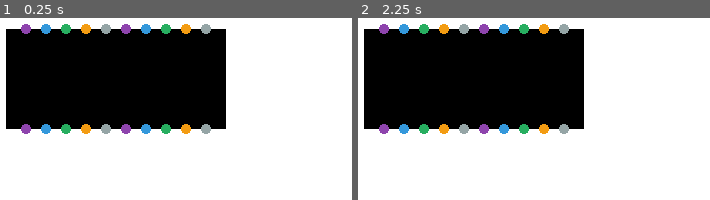
Above: before the commit, frames 1-2 (left to right).
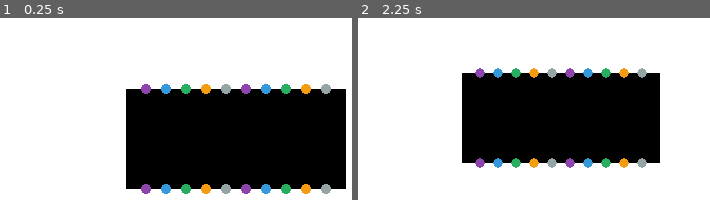
Above: after the commit, the same moments.

Repository: jcronenberg/crISP
Game: Godot game, scene res://scenes/main.tscn
Two runs of this game, one before a commit and one after it. Both use one fixed random seed, a clock stepped at 60 frames per second and the inputs below.
Inputs (mouse positions are in pixels of both pictures, inside the frame that each line leads up to):
- Up to frame 1 (0.25 s): no input
- Up to frame 2 (2.25 s): tap Enter at 0.5, 2 s; drag from (382, 28) to (424, 129) at 0.52 s; tap Space at 1.25 s; drag from (382, 129) to (424, 28) at 1.27 s; move the mouse to (403, 28) at 2.02 s; hold Mouse wheel down (ZoomOut, bound only after the commit) from 2.03 s (still down); click (403, 28) at 2.17 s

The runs differ from the first frame. In frame 1, 59% of the frame differs, in the area x 1-99%, y 3-97%; in frame 2, 43%.

Commit message:
Add camera controls

Diff:
--- a/project.godot
+++ b/project.godot
@@ -34,6 +34,21 @@
 "events": [Object(InputEventMouseButton,"resource_local_to_scene":false,"resource_name":"","device":-1,"window_id":0,"a …(253 unchanged characters)…
 ]
 }
+MClick={
+"deadzone": 0.5,
+"events": [Object(InputEventMouseButton,"resource_local_to_scene":false,"resource_name":"","device":-1,"window_id":0,"alt_pressed":false,"shift_pressed":false,"ctrl_pressed":false,"meta_pressed":false,"button_mask":0,"position":Vector2(0, 0),"global_position":Vector2(0, 0),"factor":1.0,"button_index":3,"canceled":false,"pressed":false,"double_click":false,"script":null)
+]
+}
+ZoomOut={
+"deadzone": 0.5,
+"events": [Object(InputEventMouseButton,"resource_local_to_scene":false,"resource_name":"","device":-1,"window_id":0,"alt_pressed":false,"shift_pressed":false,"ctrl_pressed":false,"meta_pressed":false,"button_mask":0,"position":Vector2(0, 0),"global_position":Vector2(0, 0),"factor":1.0,"button_index":5,"canceled":false,"pressed":false,"double_click":false,"script":null)
+]
+}
+ZoomIn={
+"deadzone": 0.5,
+"events": [Object(InputEventMouseButton,"resource_local_to_scene":false,"resource_name":"","device":-1,"window_id":0,"alt_pressed":false,"shift_pressed":false,"ctrl_pressed":false,"meta_pressed":false,"button_mask":0,"position":Vector2(0, 0),"global_position":Vector2(0, 0),"factor":1.0,"button_index":4,"canceled":false,"pressed":false,"double_click":false,"script":null)
+]
+}
 
 [rendering]
 
--- a/scenes/main.tscn
+++ b/scenes/main.tscn
@@ -1,21 +1,24 @@
-[gd_scene load_steps=3 format=3 uid="uid://dl7lp14w810qj"]
+[gd_scene load_steps=4 format=3 uid="uid://dl7lp14w810qj"]
 
+[ext_resource type="Script" path="res://scripts/Camera.gd" id="1_d2c2q"]
 [ext_resource type="Texture2D" uid="uid://xlfunc5i22gq" path="res://assets/mne_bg.png" id="1_gjcwj"]
 [ext_resource type="PackedScene" uid="uid://wn2ch8bgv060" path="res://scenes/switch.tscn" id="1_ttjah"]
 
 [node name="Main" type="Node2D"]
 
-[node name="Camera2D" type="Camera2D" parent="."]
+[node name="Camera" type="Camera2D" parent="."]
 anchor_mode = 0
+script = ExtResource("1_d2c2q")
 
-[node name="Background" type="Sprite2D" parent="Camera2D"]
+[node name="Background" type="Sprite2D" parent="Camera"]
 texture_repeat = 2
 scale = Vector2(0.1, 0.1)
 texture = ExtResource("1_gjcwj")
+centered = false
 region_enabled = true
 region_rect = Rect2(0, 0, 20000, 20000)
 
 [node name="Cables" type="Node2D" parent="."]
 
 [node name="Switch" parent="." instance=ExtResource("1_ttjah")]
-position = Vector2(100, 100)
+position = Vector2(220, 160)
--- /dev/null
+++ b/scripts/Camera.gd
@@ -0,0 +1,24 @@
+extends Camera2D
+
+var dragging := false
+var previous_pos := Vector2(0, 0)
+
+func _input(event):
+	if event.is_action_pressed("MClick"):
+		dragging = true
+		previous_pos = event.position
+	elif event.is_action_released("MClick"):
+		dragging = false
+		previous_pos = Vector2(0, 0)
+	elif event.is_action_pressed("ZoomIn"):
+		zoom += Vector2(0.1, 0.1)
+		if zoom > Vector2(0.5, 0.5):
+			$Background.visible = true
+	elif event.is_action_pressed("ZoomOut"):
+		zoom -= Vector2(0.1, 0.1)
+		if zoom <= Vector2(0.5, 0.5):
+			$Background.visible = false
+	elif event is InputEventMouseMotion and dragging:
+		global_position += (previous_pos - event.position) / zoom
+		previous_pos = event.position
+		$Background.global_position = global_position.snapped(Vector2i(20, 20))
